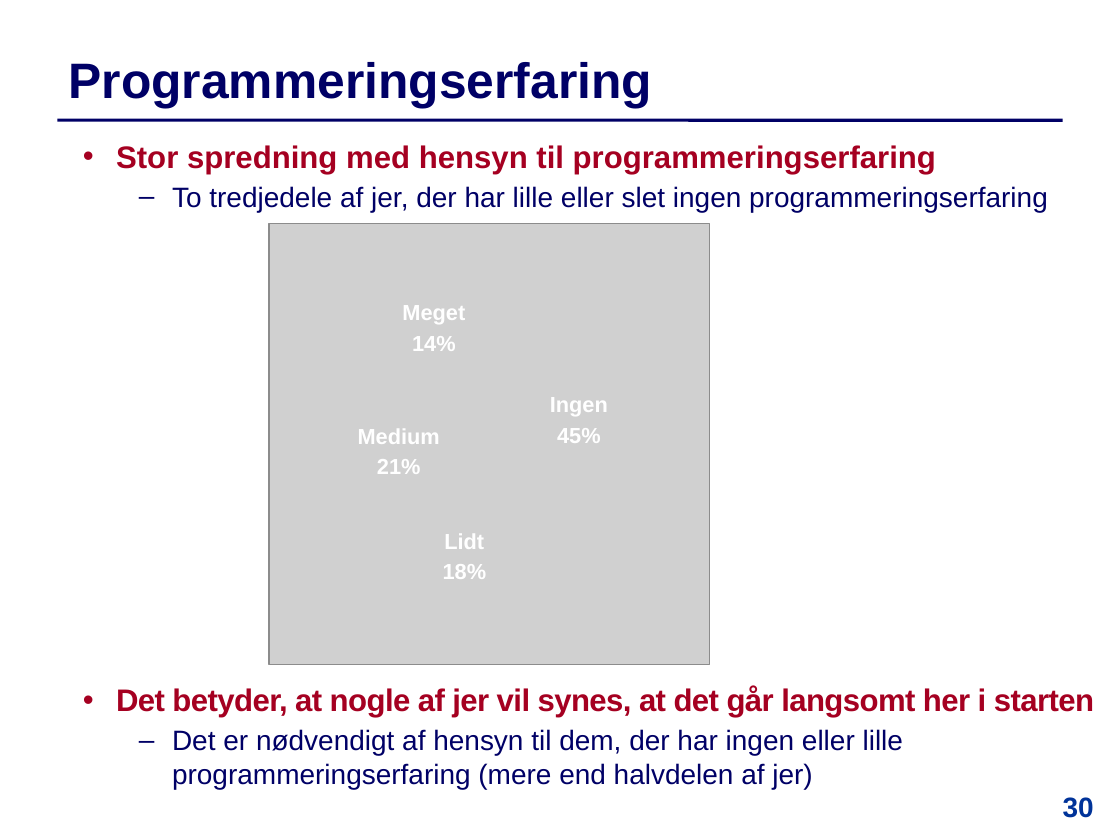
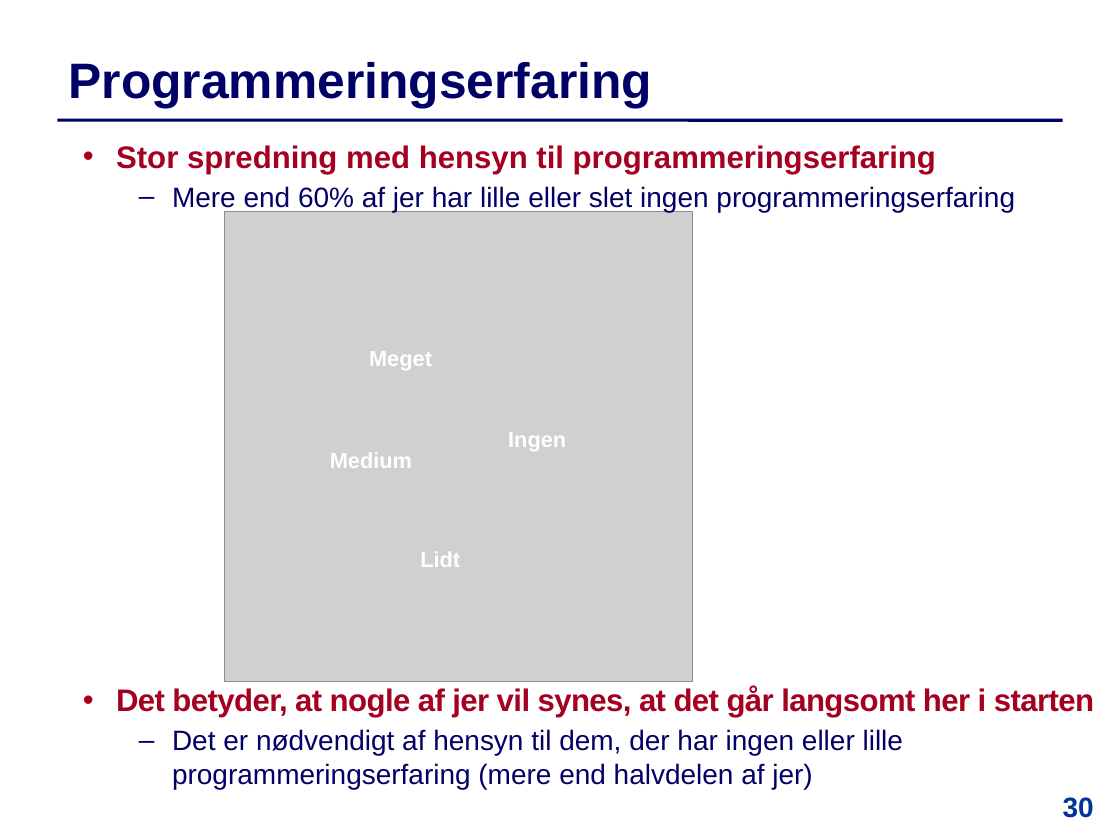
Before and after one commit to IntProgAU/Materiale, a slide deck: slide 30 of web/e25/uge_1a/Slides-Uge1-Mandag.pptx. Drawn at 1120x840 pixels with LibreOffice and Linux fonts; fonts in the diff are those of the drawing; grey boxes stand for pictures. Boxes give left, top, right and bottom in pixels: in the first picture for what was removed or moved away, otherwise in the second. Text is boxed around its words. In the diff, an @@ line names an element or a change of style, - is before the commit and + after.

```diff
--- a/web/e25/uge_1a/Slides-Uge1-Mandag.pptx
+++ b/web/e25/uge_1a/Slides-Uge1-Mandag.pptx
@@ text at [172, 186, 1015, 212]: text changed @@
-  – To tredjedele af jer, der har lille eller slet ingen programmeringserfaring
+  – Mere end 60% af jer har lille eller slet ingen programmeringserfaring
@@ picture: place and size @@
-picture at [269, 224, 710, 665]
+picture at [225, 212, 692, 681]
@@ text "Meget": place and size @@
-text "Meget" at [402, 305, 465, 351]
+text "Meget" at [369, 351, 432, 370]
@@ text at [412, 336, 456, 351]: paragraph removed @@
-14%
@@ text "Medium": place and size @@
-text "Medium" at [358, 429, 440, 474]
+text "Medium" at [330, 453, 412, 468]
@@ text "Ingen": place and size @@
-text "Ingen" at [550, 397, 608, 443]
+text "Ingen" at [508, 432, 566, 451]
@@ text at [557, 428, 601, 443]: paragraph removed @@
-45%
@@ text at [377, 459, 421, 474]: paragraph removed @@
-21%
@@ text "Lidt": place and size @@
-text "Lidt" at [443, 534, 487, 579]
+text "Lidt" at [420, 552, 460, 567]
@@ text at [443, 564, 487, 579]: paragraph removed @@
-18%
```
Also in this commit, not shown: 1 other file.
